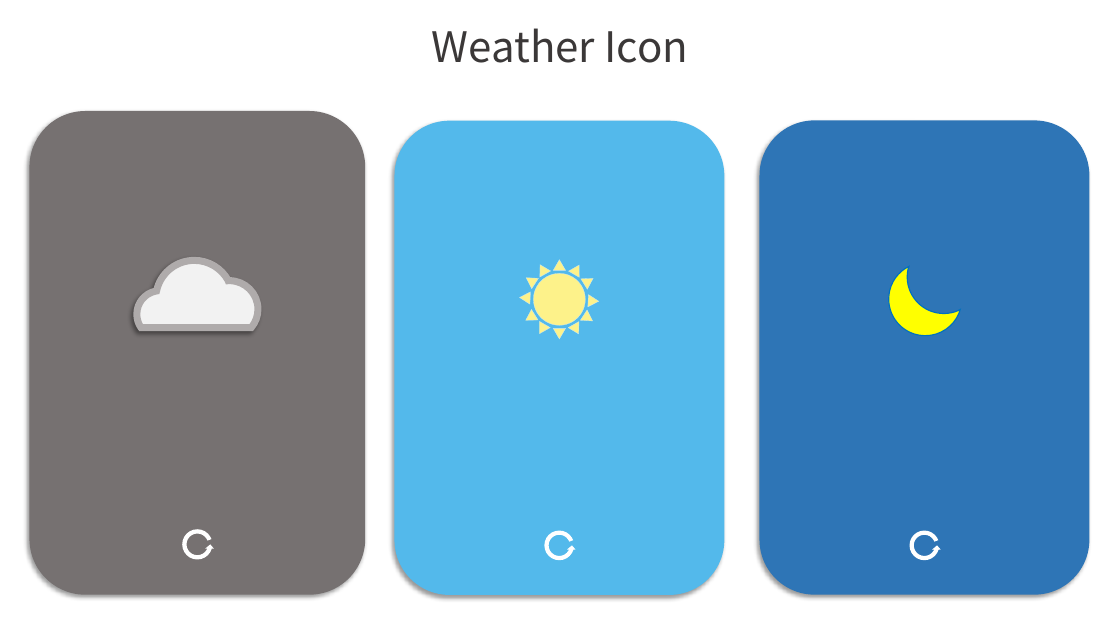
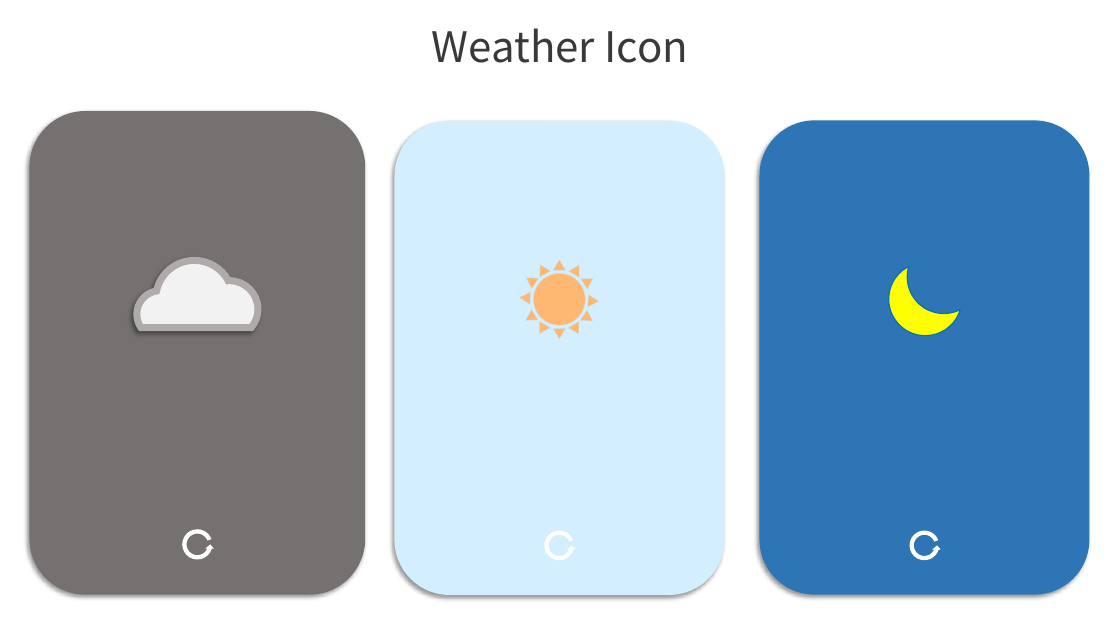
Before and after one commit to mydreamshine/Wetherforecast, a slide deck: slide 2 of PPT/미세한 날씨 리소스 제작.pptx. Drawn at 1120x630 pixels with LibreOffice and Linux fonts; fonts in the diff are those of the drawing. Boxes give left, top, right and bottom in pixels: in the first picture for what was removed or moved away, otherwise in the second. Text is boxed around its words. In the diff, an @@ line names an element or a change of style, - is before the commit and + after.

```diff
--- a/PPT/미세한 날씨 리소스 제작.pptx
+++ b/PPT/미세한 날씨 리소스 제작.pptx
@@ rounded rectangle at <box>395,121,725,596</box>: fill #53B9EB to #D3EEFF @@
@@ fill #FDF28A to #FFB871 in 13 elements at <box>534,273,586,325</box>, <box>554,260,566,271</box>, <box>554,329,566,339</box>, <box>569,262,585,278</box>, <box>534,321,551,337</box>, <box>581,273,597,289</box>, <box>523,310,539,326</box>, <box>535,261,551,277</box>, <box>568,322,584,338</box>, <box>523,273,539,289</box>, <box>581,310,597,326</box>, <box>588,295,599,308</box>, <box>519,291,530,304</box> @@
```
Also in this commit, not shown: 2 other slides changed, 1 other file.
